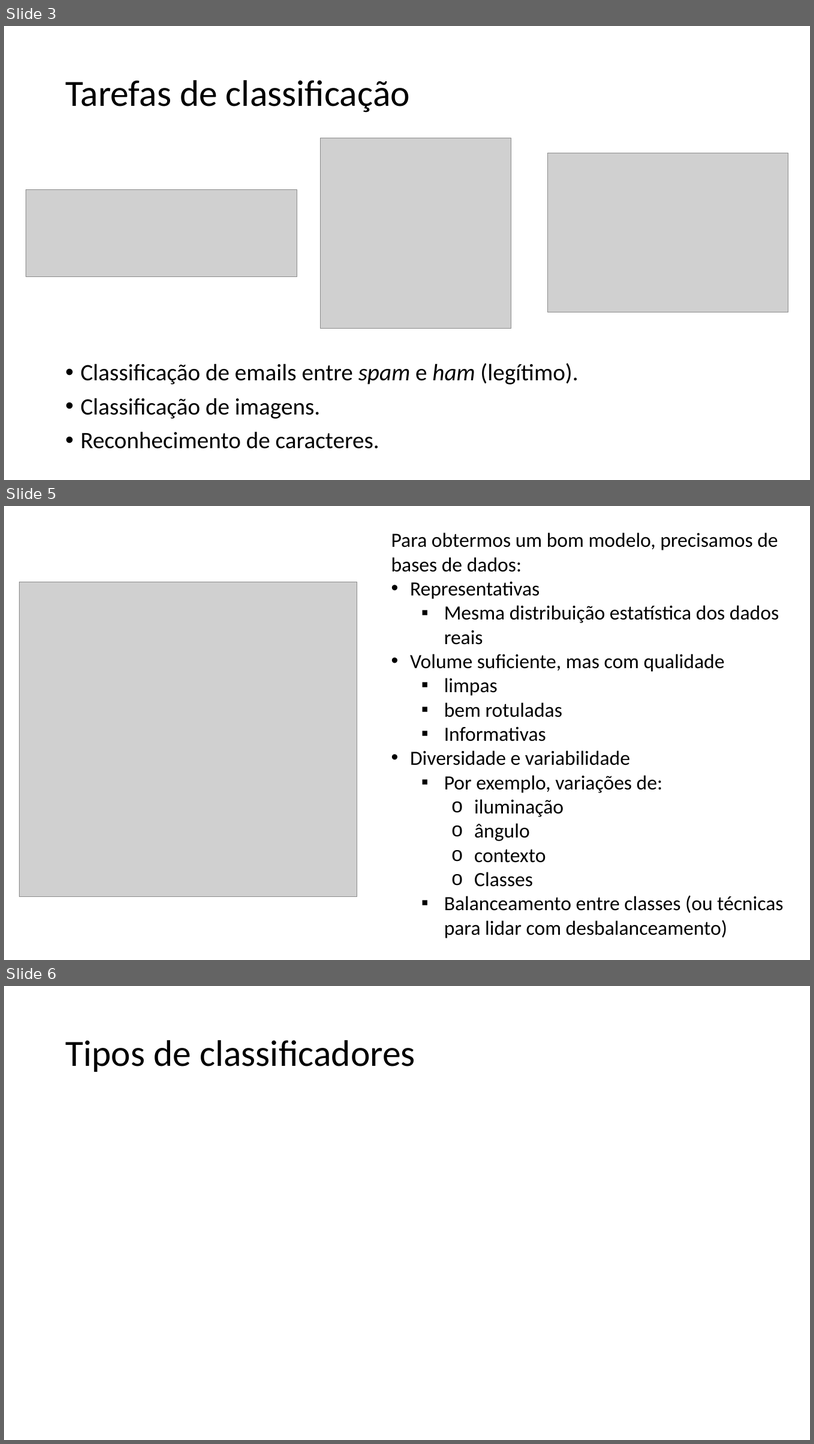
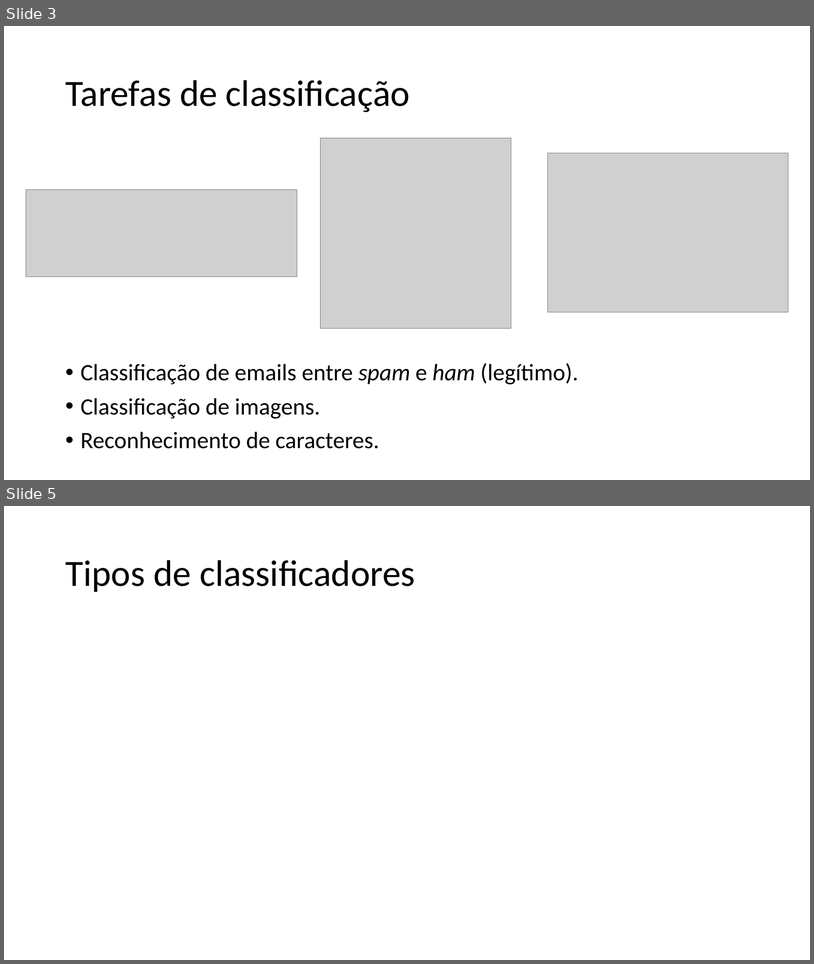
Before and after one commit to zz4fap/c24_inteligencia_artificial, a slide deck: slides/C24_Classificação.pptx. Shown one above the other, each under a label of ours: slides 3, 5 and 6 before the commit, slides 3 and 5 after it; the slides between them are not shown. The pictures are 814x1444 and 814x964 pixels, drawn with LibreOffice and Linux fonts; fonts in the diff are those of the drawing; grey boxes stand for pictures. Boxes give left, top, right and bottom in pixels: in the first picture for what was removed or moved away, otherwise in the second. Text is boxed around its words. In the diff, an @@ line names an element or a change of style, - is before the commit and + after.

```diff
--- a/slides/C24_Classificação.pptx
+++ b/slides/C24_Classificação.pptx
@@ slide 5 removed at box(4, 506, 810, 960), background #FFFFFF @@
@@ text removed at box(392, 532, 783, 938) @@
-Para obtermos um bom modelo, precisamos de bases de dados:
-• Representativas
-  ▪ Mesma distribuição estatística dos dados reais
-• Volume suficiente, mas com qualidade
-  ▪ limpas
-  ▪ bem rotuladas
-  ▪ Informativas
-• Diversidade e variabilidade
-  ▪ Por exemplo, variações de:
-    o iluminação
-    o ângulo
-    o contexto
-    o Classes
-  ▪ Balanceamento entre classes (ou técnicas para lidar com desbalanceamento)
@@ picture removed at box(20, 582, 357, 896) @@
@@ what was slide 6 is now slide 5 @@
```
Also in this commit, not shown: 3 slides changed, 1 slide added, 2 other files.
